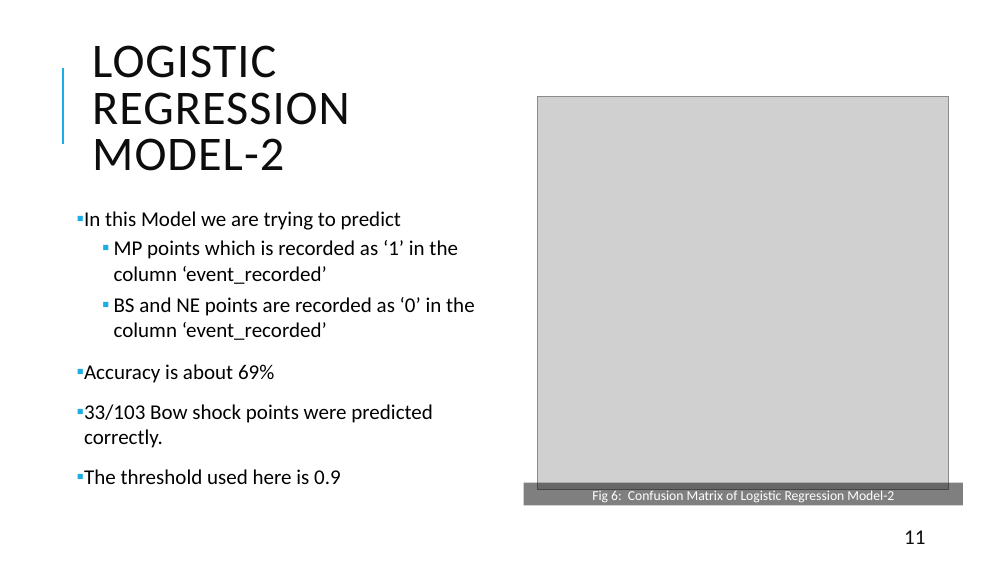
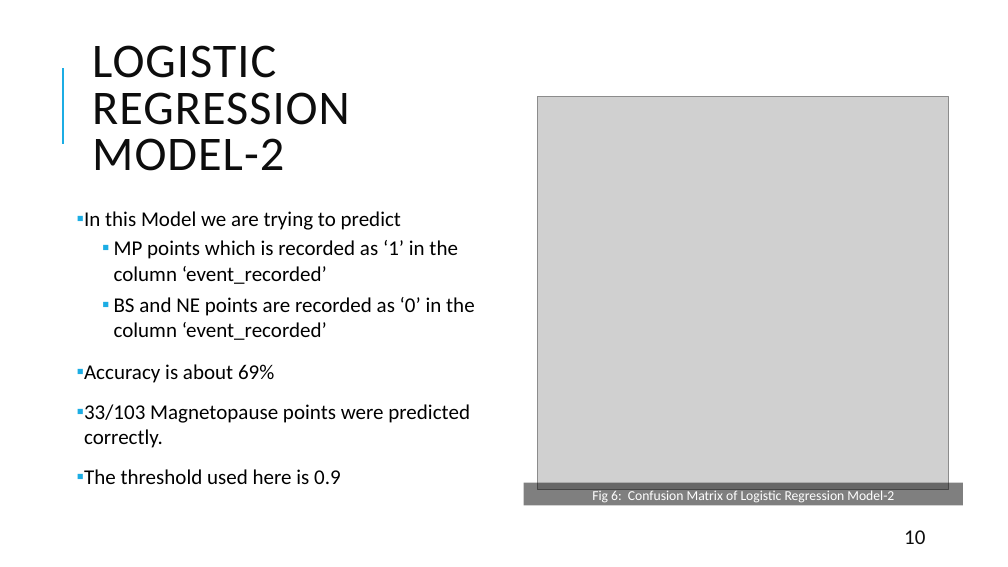
Before and after one commit to matty1203/r_cubicplot, a slide deck: slide 10 of Classification of bow shock event positions from Magnetic.pptx (slide 11 before the commit). Drawn at 1008x567 pixels with LibreOffice and Linux fonts; fonts in the diff are those of the drawing; grey boxes stand for pictures. Boxes give left, top, right and bottom in pixels: in the first picture for what was removed or moved away, otherwise in the second. Text is boxed around its words. In the diff, an @@ line names an element or a change of style, - is before the commit and + after.

```diff
--- a/Classification of bow shock event positions from Magnetic.pptx
+++ b/Classification of bow shock event positions from Magnetic.pptx
@@ text at box(84, 404, 470, 448): text changed @@
-▪ 33/103 Bow shock points were predicted correctly.
+▪ 33/103 Magnetopause points were predicted correctly.
@@ page number at box(904, 530, 925, 544): text changed @@
-11
+10
```
Also in this commit, not shown: 5 other slides changed.
